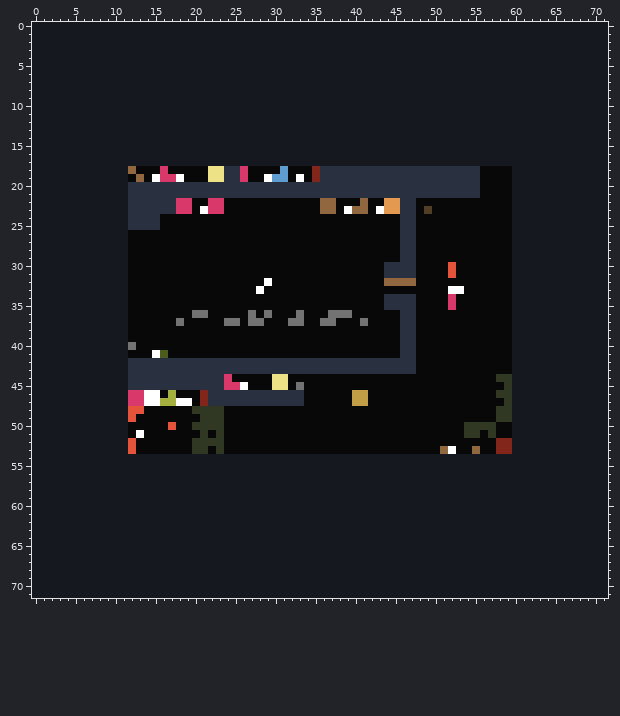
Two states of a sprite sheet, 312level.png. Above is the file before it was changed.
The file is 72x72 pixels. Colours within 5 levels of each other are drawn and written as one.
New version:
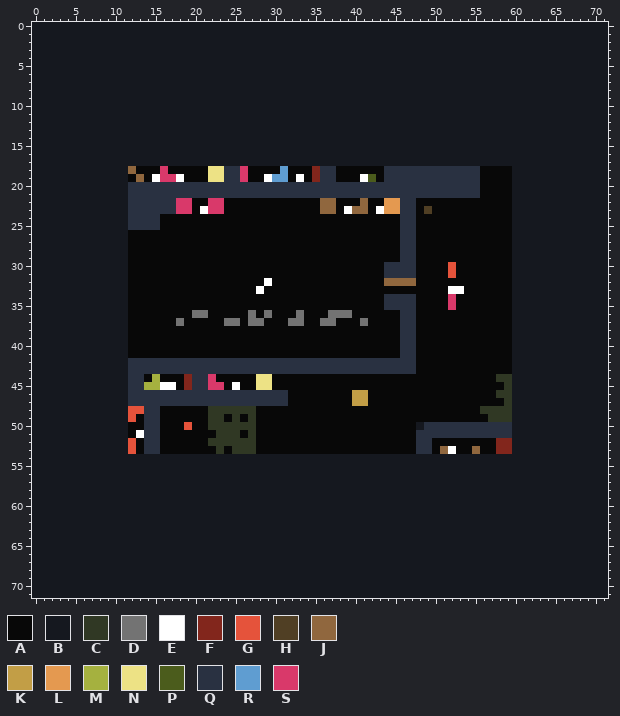
Palette (. is transparent): A #080808  B #15181f  C #303824  D #737373  E #ffffff  F #82261c  G #e5533b  H #503f24  J #90673e  K #c29e46  L #e49950  M #a5b13f  N #ede285  P #4b5c1c  Q #293141  R #5f9dd1  S #d9396a
Difference:
Changed rows in their new state; - is an unchanged pixel.
first column x 38:
18 AAAAAA
19 AAAEPA
first column x 12:
40 A-----------------------------------------------
41 ---AA-------------------------------------------
44 --AMAAAF--SAA---NNAA----------------------------
45 --MMEEAF--SSAEA-NNAA-A--------------------------
46 QQQQQQQQQQ----------AA--------------------------
47 QQQQQQQQQQ----------AA--------------------------
48 --QQ----AA--CCCC----------------------------CC--
49 --QQ-----A---C-C-----------------------------C--
50 --QQ-A-GAA--CCCC--------------------BQQQQQQQQQQQ
51 --QQ-----A--CC-C--------------------QQQQQQQQQQQQ
52 --QQ----AA--CCCC--------------------QQ----------
53 --QQ----AA---CCC--------------------QQ----------
